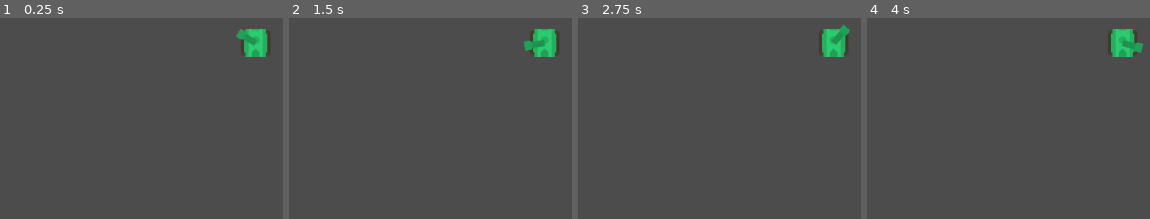
Above: before the commit, frames 1-4 (left to right).
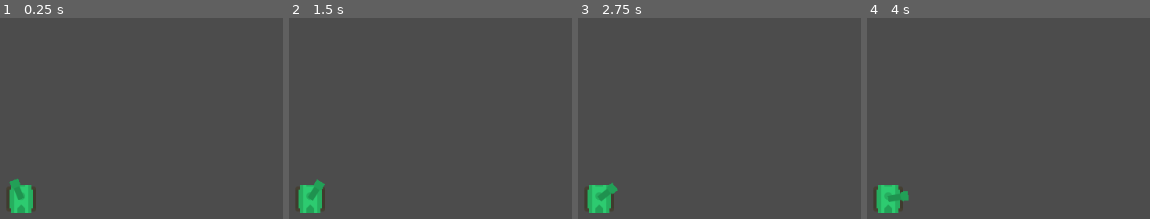
Above: after the commit, the same moments.

Repository: LinkedMonkeys/Tank-game-inclass
Game: Godot game, scene res://Scenes/Tank.tscn
The game is run twice, just before and just after one commit, with the same random seed, the same clock (stepped at 60 frames per second) and the same inputs. The project has no main scene, so this scene is started directly.
Inputs (mouse positions are in pixels of both pictures, inside the frame that each line leads up to):
- Up to frame 1 (0.25 s): no input
- Up to frame 2 (1.5 s): tap Enter at 0.5 s; move the mouse to (outside the picture) at 0.52 s; tap Space at 1.25 s; move the mouse to (393, 66) at 1.27 s
- Up to frame 3 (2.75 s): tap Enter at 2 s; move the mouse to (outside the picture) at 2.02 s
- Up to frame 4 (4 s): tap Space at 2.75 s; move the mouse to (1093, 136) at 2.77 s; tap Enter at 3.5 s; move the mouse to (outside the picture) at 3.52 s

The runs differ from the first frame. In frame 1, 2.8% of the frame differs, in the area x 2-96%, y 5-98%; in frame 2, 2.8%; in frame 3, 2.8%; in frame 4, 2.9%, in the area x 2-98%, y 5-98%.

Commit message:
Three versions of rotating the cannon.

Diff:
--- a/Scenes/Tank.gd
+++ b/Scenes/Tank.gd
@@ -17,8 +17,15 @@
 	var mouse_position = get_viewport().get_mouse_position()
 	var toward_mouse = (mouse_position - tank_position).normalized()
 
-	var cos_theta = Vector2.RIGHT.dot(toward_mouse)
-	if mouse_position.y > tank_position.y:
-		$"Cannon Container".rotation = acos(cos_theta)
-	else:
-		$"Cannon Container".rotation = -acos(cos_theta)
+#	Version 1
+#	var cos_theta = Vector2.RIGHT.dot(toward_mouse)
+#	if mouse_position.y > tank_position.y:
+#		$"Cannon Container".rotation = acos(cos_theta)
+#	else:
+#		$"Cannon Container".rotation = -acos(cos_theta)
+
+#	Version 2
+#	$"Cannon Container".rotation = Vector2.RIGHT.angle_to(toward_mouse)
+
+#	Version 3
+	$"Cannon Container".rotation = mouse_position.angle_to_point(tank_position)
--- a/Scenes/Tank.tscn
+++ b/Scenes/Tank.tscn
@@ -5,7 +5,7 @@
 [ext_resource path="res://Scenes/Tank.gd" type="Script" id=3]
 
 [node name="Tank" type="Node2D"]
-position = Vector2( 500, 300 )
+position = Vector2( 200, 500 )
 script = ExtResource( 3 )
 
 [node name="Body" type="Sprite" parent="."]
